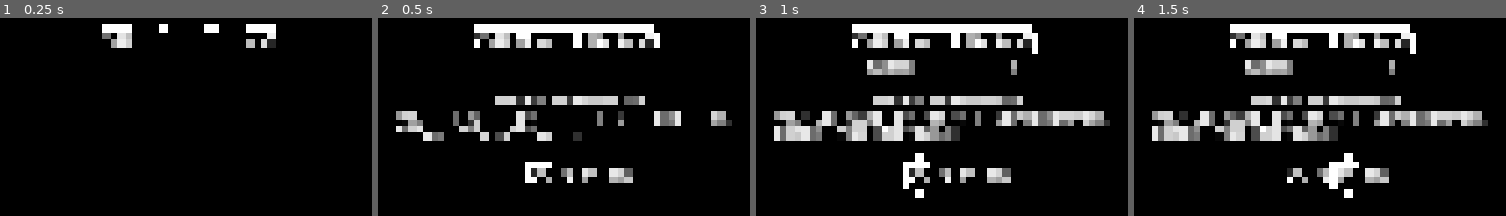
Above: before the commit, frames 1-4 (left to right).
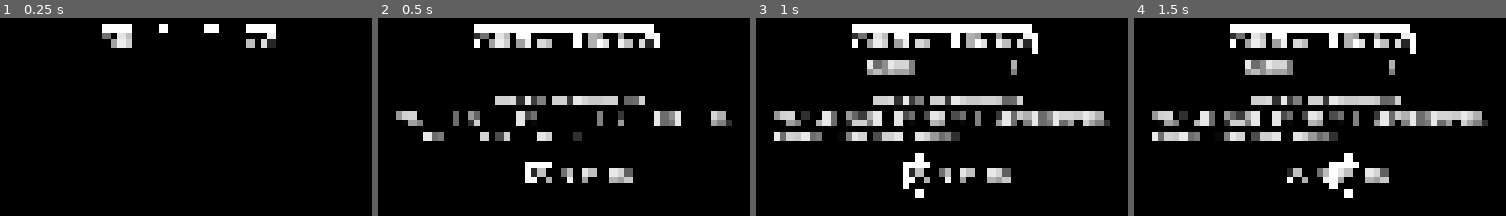
Above: after the commit, the same moments.

Repository: 100-Devs-1-Game/DragonDragonFireFire
Game: Godot game, scene res://end_screen/end_screen.tscn
Two runs of this game, one before a commit and one after it. Both use one fixed random seed, a clock stepped at 60 frames per second and the inputs below. This scene is started directly instead of the project's main scene.
Inputs:
- Up to frame 1 (0.25 s): no input
- Up to frame 2 (0.5 s): no input
- Up to frame 3 (1 s): tap Enter (ui_accept) at 0.5 s; hold D (right) from 0.53 s (still down); tap Shift (fire) at 0.6 s; tap Space (jump) at 0.77 s
- Up to frame 4 (1.5 s): keep holding D (right); tap Enter (ui_accept) at 1.25 s; tap Shift (fire) at 1.35 s

Frame 1 is identical in both runs. In frame 2, 0.6% of the frame differs, in the area x 4-43%, y 54-58%; in frame 3, 1.3%, in the area x 4-55%, y 54-58%; in frame 4, 1.3%.

Commit message:
Adapt the animations to the new assets

Diff:
--- a/src/burn/burn_sprite_frames_8p.tres
+++ b/src/burn/burn_sprite_frames_8p.tres
@@ -1,23 +1,37 @@
-[gd_resource type="SpriteFrames" load_steps=4 format=3 uid="uid://xocdsmqp0n7g"]
+[gd_resource type="SpriteFrames" load_steps=6 format=3 uid="uid://xocdsmqp0n7g"]
 
 [ext_resource type="Texture2D" uid="uid://m4u3qfiphfju" path="res://assets/burn/burn_8.png" id="1_xrxis"]
 
-[sub_resource type="AtlasTexture" id="AtlasTexture_kxv47"]
+[sub_resource type="AtlasTexture" id="AtlasTexture_xrxis"]
 atlas = ExtResource("1_xrxis")
 region = Rect2(0, 0, 8, 8)
 
+[sub_resource type="AtlasTexture" id="AtlasTexture_kxv47"]
+atlas = ExtResource("1_xrxis")
+region = Rect2(8, 0, 8, 8)
+
 [sub_resource type="AtlasTexture" id="AtlasTexture_3ikla"]
 atlas = ExtResource("1_xrxis")
-region = Rect2(8, 0, 8, 8)
+region = Rect2(16, 0, 8, 8)
+
+[sub_resource type="AtlasTexture" id="AtlasTexture_omt16"]
+atlas = ExtResource("1_xrxis")
+region = Rect2(24, 0, 8, 8)
 
 [resource]
 animations = [{
 "frames": [{
 "duration": 1.0,
+"texture": SubResource("AtlasTexture_xrxis")
+}, {
+"duration": 1.0,
 "texture": SubResource("AtlasTexture_kxv47")
 }, {
 "duration": 1.0,
 "texture": SubResource("AtlasTexture_3ikla")
+}, {
+"duration": 1.0,
+"texture": SubResource("AtlasTexture_omt16")
 }],
 "loop": true,
 "name": &"default",
--- a/src/end_screen/end_screen.tscn
+++ b/src/end_screen/end_screen.tscn
@@ -114,7 +114,7 @@
 offset_left = 24.0
 offset_top = 64.0
 offset_right = 296.0
-offset_bottom = 94.0
+offset_bottom = 72.0
 text = "CONGRATULATIONS!"
 horizontal_alignment = 1
 
@@ -123,9 +123,16 @@
 offset_left = 24.0
 offset_top = 80.0
 offset_right = 296.0
-offset_bottom = 110.0
-text = "YOU'VE MADE IT TO THE LEADERBOARD.
-ENTER YOU INITIALS:"
+offset_bottom = 88.0
+text = "YOU'VE MADE IT TO THE LEADERBOARD."
+
+[node name="CongratulationsLabel3" type="Label" parent="NewHighscoreScreen"]
+layout_mode = 0
+offset_left = 24.0
+offset_top = 92.0
+offset_right = 296.0
+offset_bottom = 100.0
+text = "ENTER YOU INITIALS:"
 
 [node name="Initial0" type="Label" parent="NewHighscoreScreen"]
 unique_name_in_owner = true
--- a/src/game_scene/game_scene.gd
+++ b/src/game_scene/game_scene.gd
@@ -202,7 +202,7 @@
 func _do_death_transition() -> void:
 	var death_transition_tween : Tween = get_tree().create_tween()
 	death_transition_tween.tween_interval(0.75)
-	death_transition_tween.tween_callback(_player_cutscene.play.bind("spin"))
+	death_transition_tween.tween_callback(_player_cutscene.play.bind("spin_hurt"))
 	death_transition_tween.tween_property(_player_cutscene, "global_position", _current_stage_starting_pos, 1.5)
 	death_transition_tween.tween_callback(_player_cutscene.play.bind("idle"))
 	death_transition_tween.tween_interval(0.5)
@@ -234,7 +234,7 @@
 	transition_tween.tween_property(_game_over_label, "visible_ratio", 1.0, 0.2)
 	transition_tween.tween_interval(1.0)
 	transition_tween.set_parallel(false)
-	transition_tween.tween_callback(_player_cutscene.play.bind("spin"))
+	transition_tween.tween_callback(_player_cutscene.play.bind("spin_hurt"))
 	transition_tween.tween_interval(0.8)
 	transition_tween.tween_callback(_player_cutscene.pause)
 	transition_tween.tween_property(_player_cutscene, "dissolve_shader_time", 0.6, 0.6)
--- a/src/player/player_sprite_frames.tres
+++ b/src/player/player_sprite_frames.tres
@@ -67,6 +67,22 @@
 atlas = ExtResource("1_vtti7")
 region = Rect2(48, 112, 16, 16)
 
+[sub_resource type="AtlasTexture" id="AtlasTexture_fmvas"]
+atlas = ExtResource("1_vtti7")
+region = Rect2(0, 128, 16, 16)
+
+[sub_resource type="AtlasTexture" id="AtlasTexture_oaa5e"]
+atlas = ExtResource("1_vtti7")
+region = Rect2(16, 128, 16, 16)
+
+[sub_resource type="AtlasTexture" id="AtlasTexture_xq0xs"]
+atlas = ExtResource("1_vtti7")
+region = Rect2(32, 128, 16, 16)
+
+[sub_resource type="AtlasTexture" id="AtlasTexture_4r6vu"]
+atlas = ExtResource("1_vtti7")
+region = Rect2(48, 128, 16, 16)
+
 [sub_resource type="AtlasTexture" id="AtlasTexture_cwubc"]
 atlas = ExtResource("1_vtti7")
 region = Rect2(0, 16, 16, 16)
@@ -196,6 +212,23 @@
 }, {
 "frames": [{
 "duration": 1.0,
+"texture": SubResource("AtlasTexture_fmvas")
+}, {
+"duration": 1.0,
+"texture": SubResource("AtlasTexture_oaa5e")
+}, {
+"duration": 1.0,
+"texture": SubResource("AtlasTexture_xq0xs")
+}, {
+"duration": 1.0,
+"texture": SubResource("AtlasTexture_4r6vu")
+}],
+"loop": true,
+"name": &"spin_hurt",
+"speed": 8.0
+}, {
+"frames": [{
+"duration": 1.0,
 "texture": SubResource("AtlasTexture_cwubc")
 }, {
 "duration": 1.0,
Not shown: 1 places in src/player/player_sprite_frames.tres that only renumber resources
